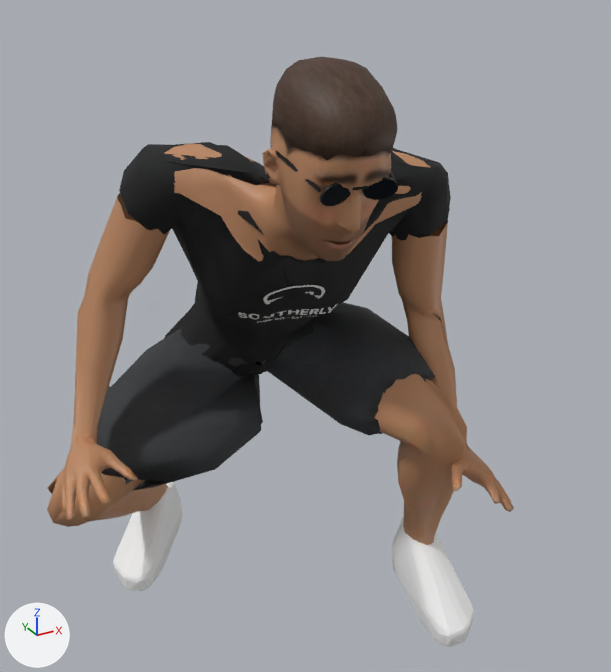
The glTF model characters/exports/aussie_bloke_crowd.glb: old version first, new version second.
Before and after are seen from a 50 mm camera at (-0.718, -1.392, 1.304) aimed at (-0.002, -0.09, 0.653). Arrows for +X, +Y and +Z are at lower left; the lights stay in place. The first picture is the older version. Both versions are drawn at frame 0 of the action 'jump'; the numbers are the values there. Vertices at exactly the same position are counted once.

Names of what the first picture shows: 'aussie_bloke_crowd'.
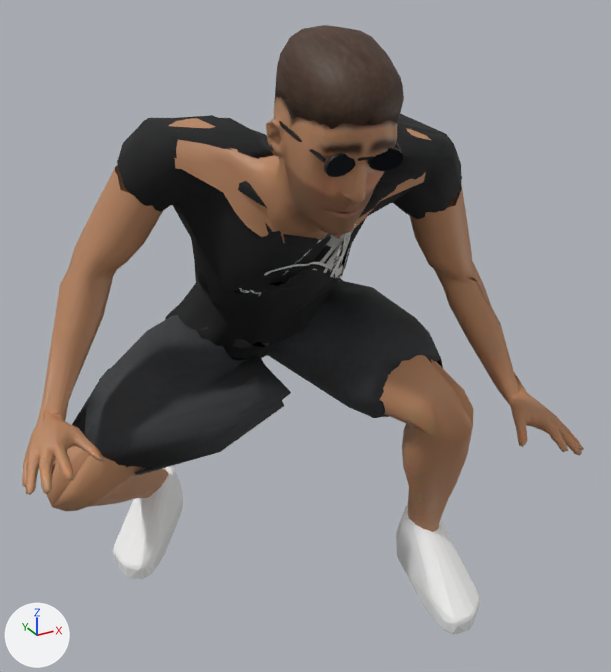
Location of each change, [x1, y1, x2, y2] in pixels of the pictures (611 x 672 px; the box of a moved part takes in the faces that stretch with it):
'aussie_bloke_crowd', reshaped (20% wider): before [47, 57, 514, 647]; after [22, 25, 584, 634]
part 1 of me_aussie_bloke_body_015, moved or reshaped: before [47, 467, 168, 527]; after [46, 446, 169, 511]
part 2 of me_aussie_bloke_body_015, moved or reshaped: before [374, 374, 467, 545]; after [380, 355, 473, 532]
part 3 of me_aussie_bloke_body_015, moved or reshaped: before [266, 57, 398, 179]; after [269, 25, 404, 152]
part 4 of me_aussie_bloke_body_015, moved or reshaped: before [392, 517, 474, 647]; after [396, 504, 480, 634]
part 5 of me_aussie_bloke_body_015, moved or reshaped: before [113, 482, 182, 591]; after [113, 466, 183, 579]
part 6 of me_aussie_bloke_body_015, moved or reshaped: before [364, 179, 397, 199]; after [369, 149, 403, 171]
part 7 of me_aussie_bloke_body_015, moved or reshaped: before [322, 184, 350, 206]; after [327, 154, 356, 176]
part 8 of me_aussie_bloke_body_015, moved or reshaped: before [362, 177, 398, 200]; after [367, 147, 404, 171]
part 9 of me_aussie_bloke_body_015, moved or reshaped: before [389, 170, 396, 181]; after [395, 141, 402, 152]
part 10 of me_aussie_bloke_body_015, moved or reshaped: before [319, 183, 351, 206]; after [324, 153, 356, 177]
part 11 of me_aussie_bloke_body_015, moved or reshaped: before [276, 151, 321, 192]; after [279, 121, 326, 163]
part 12 of me_aussie_bloke_body_015, moved or reshaped: before [352, 186, 368, 190]; after [358, 156, 374, 161]
part 13 of me_aussie_bloke_body_015, moved or reshaped: before [61, 125, 514, 520]; after [22, 96, 584, 495]

The change in detail:
me_aussie_bloke_body_015 is used by ob_aussie_bloke_crowd; location (0.0, 0.0, 0.0).
me_aussie_bloke_body_015 had 2950 vertices, 5653 faces and spanned x -0.506..0.297, y -0.477..0.358, z 0.003..1.188.
me_aussie_bloke_body_015 now has 2950 vertices, 5653 faces and spans x -0.563..0.397, y -0.486..0.345, z 0.046..1.229.
me_aussie_bloke_body_015 part 1: the loose piece of 132 vertices spanning x -0.499..-0.175, y -0.039..0.312, z 0.107..0.46 is moved by (0.0, -0.013, 0.044).
me_aussie_bloke_body_015 part 2: the loose piece of 134 vertices spanning x 0.05..0.275, y -0.369..-0.123, z 0.128..0.624 is moved by (0.0, -0.013, 0.044).
me_aussie_bloke_body_015 part 3: the loose piece of 316 vertices spanning x -0.195..-0.025, y -0.477..-0.259, z 1.01..1.188 is moved by (0.001, -0.01, 0.041).
me_aussie_bloke_body_015 part 4: the loose piece of 124 vertices spanning x 0.178..0.297, y -0.36..-0.08, z 0.01..0.164 is moved by (0.0, -0.013, 0.044).
me_aussie_bloke_body_015 part 5: the loose piece of 124 vertices spanning x -0.344..-0.13, y 0.123..0.358, z 0.003..0.157 is moved by (0.0, -0.013, 0.044).
me_aussie_bloke_body_015 part 6: the loose piece of 32 vertices spanning x -0.108..-0.062, y -0.461..-0.443, z 1.011..1.042 is moved by (0.001, -0.01, 0.041).
me_aussie_bloke_body_015 part 7: the loose piece of 32 vertices spanning x -0.175..-0.128, y -0.454..-0.44, z 1.01..1.041 is moved by (0.001, -0.01, 0.041).
me_aussie_bloke_body_015 part 8: the loose piece of 32 vertices spanning x -0.111..-0.06, y -0.461..-0.44, z 1.01..1.044 is moved by (0.001, -0.01, 0.041).
me_aussie_bloke_body_015 part 9: the loose piece of 8 vertices spanning x -0.064..-0.034, y -0.452..-0.356, z 1.031..1.071 is moved by (0.001, -0.01, 0.041).
me_aussie_bloke_body_015 part 10: the loose piece of 32 vertices spanning x -0.177..-0.126, y -0.454..-0.437, z 1.008..1.043 is moved by (0.001, -0.01, 0.041).
me_aussie_bloke_body_015 part 11: the loose piece of 8 vertices spanning x -0.19..-0.173, y -0.444..-0.345, z 1.03..1.069 is moved by (0.001, -0.01, 0.041).
me_aussie_bloke_body_015 part 12: the loose piece of 8 vertices spanning x -0.13..-0.107, y -0.456..-0.449, z 1.029..1.035 is moved by (0.001, -0.01, 0.041).
me_aussie_bloke_body_015 part 13: 1934 of 2950 vertices moved; they spanned x -0.506..0.249, y -0.467..0.237, z 0.341..1.179 and now span x -0.563..0.397, y -0.476..0.227, z 0.379..1.22; mean shift (0.011, -0.011, 0.052); largest move (-0.071, -0.158, 0.734) -> (-0.038, -0.321, 0.969).
Other edits to the shape of me_aussie_bloke_body_015 do not show in these pictures.
